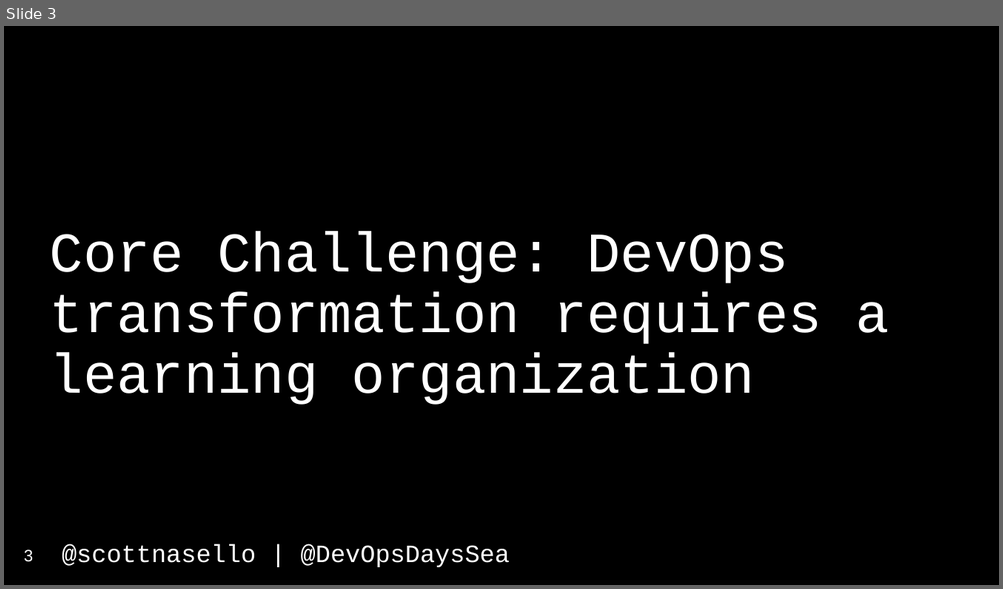
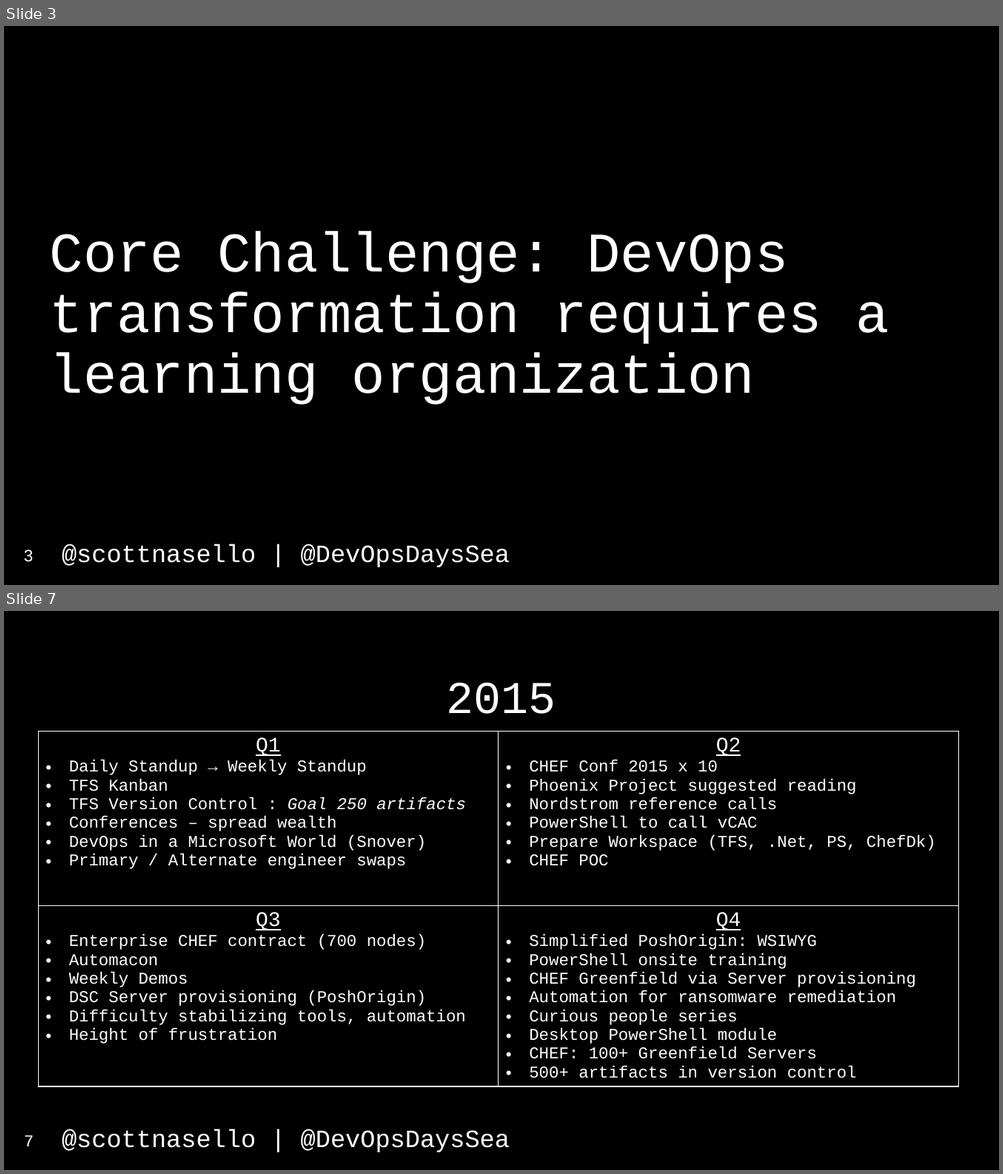
Before and after one commit to scottnasello/talks, a slide deck: 2017-04-26 Seattle DevOpsDays/DevOpsDays Seattle.pptx. Shown one above the other, each under a label of ours: slide 3 before the commit, slides 3 and 7 after it; the slides between them are not shown. The pictures are 1003x589 and 1003x1174 pixels, drawn with LibreOffice and Linux fonts; fonts in the diff are those of the drawing. Boxes give left, top, right and bottom in pixels: in the first picture for what was removed or moved away, otherwise in the second. Text is boxed around its words. In the diff, an @@ line names an element or a change of style, - is before the commit and + after.

```diff
--- a/2017-04-26 Seattle DevOpsDays/DevOpsDays Seattle.pptx
+++ b/2017-04-26 Seattle DevOpsDays/DevOpsDays Seattle.pptx
@@ slide 7 added at [4,611,999,1170], background #000000; not listed: 1 template element that a slide beside it also shows @@
@@ title added at [447,682,556,714], 44 pt, text #FFFFFF @@
+2015
@@ table added at [38,731,959,1097], 2 rows, 2 columns @@
+Q1 / Daily Standup → Weekly Standup / TFS Kanban / TFS Version Control : Goal 250 artifacts / Conferences – spread wealth / DevOps in a Microsoft World (Snover) / Primary / Alternate engineer swaps | Q2 / CHEF Conf 2015 x 10 / Phoenix Project suggested reading / Nordstrom reference calls / PowerShell to call vCAC / Prepare Workspace (TFS, .Net, PS, ChefDk) / CHEF POC
+Q3 / Enterprise CHEF contract (700 nodes) / Automacon / Weekly Demos / DSC Server provisioning (PoshOrigin) / Difficulty stabilizing tools, automation / Height of frustration | Q4 / Simplified PoshOrigin: WSIWYG / PowerShell onsite training / CHEF Greenfield via Server provisioning / Automation for ransomware remediation / Curious people series / Desktop PowerShell module / CHEF: 100+ Greenfield Servers / 500+ artifacts in version control
@@ page number added at [24,1136,34,1147], 16 pt, text #FFFFFF @@
+7
```
Also in this commit, not shown: 4 slides changed, 15 other slides added, 2 other files.
